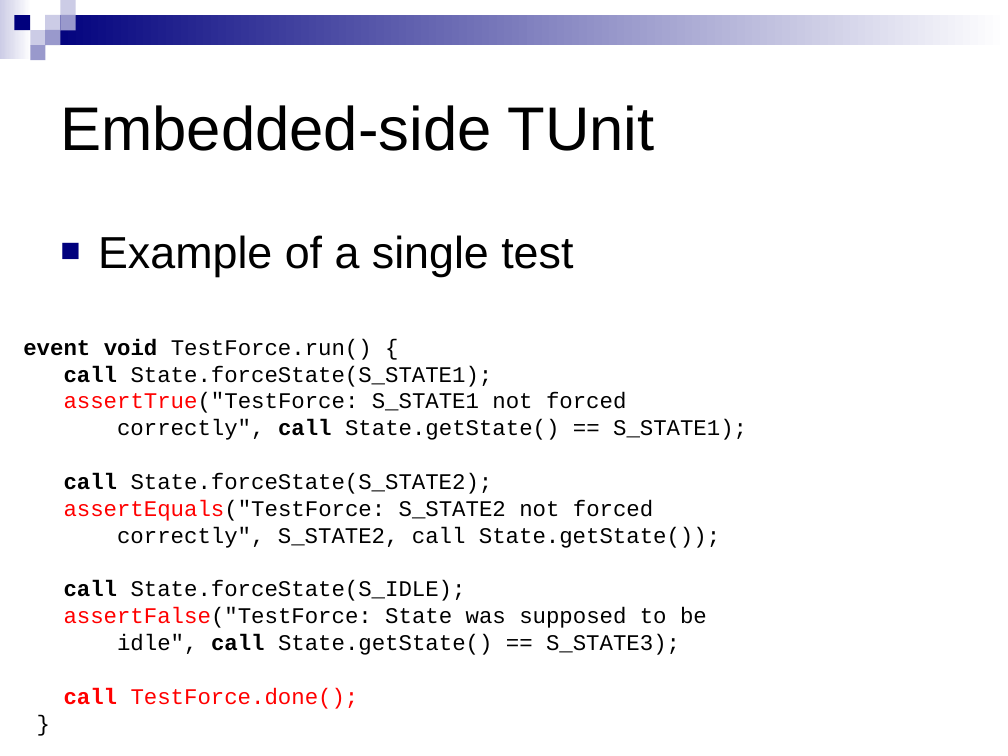
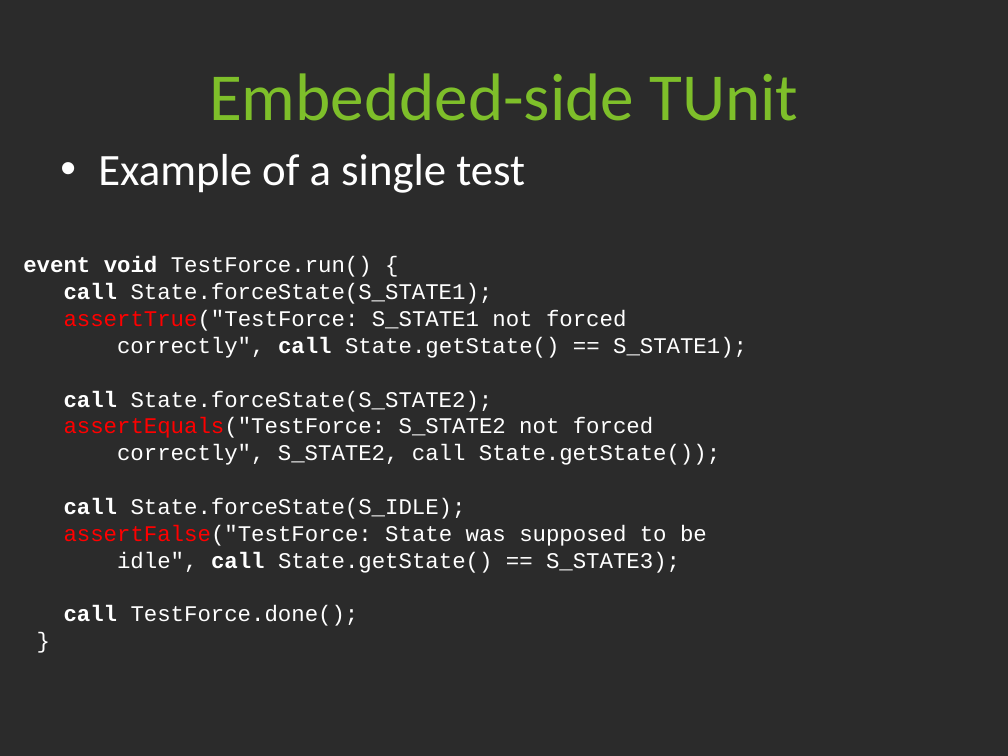
Before and after one commit to tyll/tinyos-2.x-contrib, a slide deck: slide 29 of tunit/docs/TUnit Intro.ppt (slide 27 before the commit). Drawn at 1008x756 pixels with LibreOffice and Linux fonts; fonts in the diff are those of the drawing; background and template pictures are left out; a plain dark background stands for a picture behind light text. Boxes give left, top, right and bottom in pixels: in the first picture for what was removed or moved away, otherwise in the second. Text is boxed around its words. In the diff, an @@ line names an element or a change of style, - is before the commit and + after.

Commit message:
Updated the TUnit presentation, removed some unnecessary files.  Lots of the documentation is on http://docs.tinyos.net/index.php/TUnit

```diff
--- a/tunit/docs/TUnit Intro.ppt
+++ b/tunit/docs/TUnit Intro.ppt
@@ background #FFFFFF to picture (left out) @@
@@ group removed at box(0, 0, 1008, 60): 9 rectangles @@
@@ title "Embedded-side TUnit": place and size @@
-title "Embedded-side TUnit" at box(60, 105, 655, 151)
+title "Embedded-side TUnit" at box(209, 73, 798, 121)
@@ title "Embedded-side TUnit" at box(209, 73, 798, 121): size 44 to 48 pt, font Arial to Calibri, text colour #000000 to #7EBF2A; alignment left to centre @@
@@ text "Example of a single test": place and size @@
-text "Example of a single test" at box(98, 235, 573, 277)
+text "Example of a single test" at box(98, 154, 525, 193)
@@ text "Example of a single test" at box(98, 154, 525, 193): font Arial to Calibri, text colour #000000 to #FFFFFF; bullet ■ to •; bullet colour #00007D to #FFFFFF @@
@@ text "event void TestForce.run() {": place and size @@
-text "event void TestForce.run() {" at box(23, 339, 747, 709)
+text "event void TestForce.run() {" at box(23, 256, 747, 626)
@@ text "event void TestForce.run() {" at box(23, 256, 747, 626): text colour #000000 to #FFFFFF in "event void TestForce.run() {", "call State.forceState(S_STATE1);", "assertTrue("TestForce: S_STATE1 not forced", "correctly", call State.getState() == S_STATE1);" and 7 more places; text colour #FF0000 to #FFFFFF in "call TestForce.done();" @@
```
Also in this commit, not shown: 34 other slides changed, 4 slides added, 1 slide removed, 3 other files.
